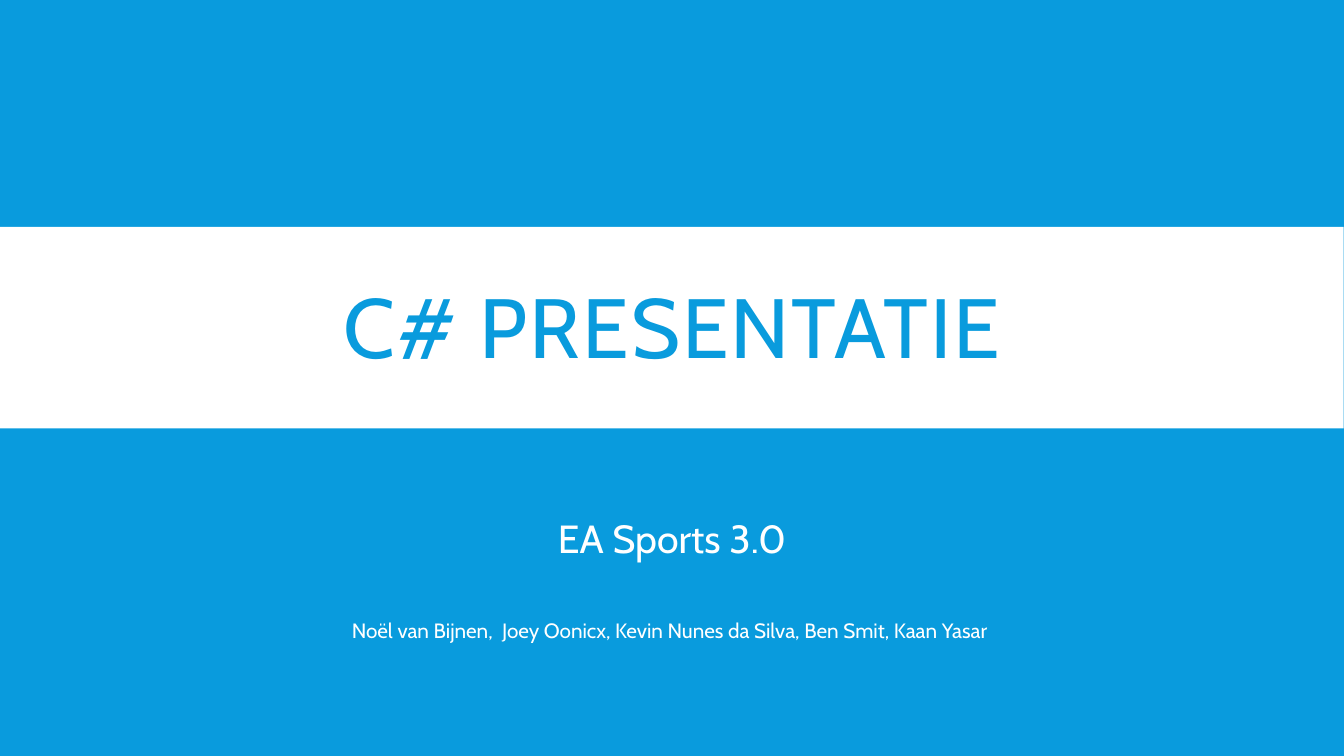
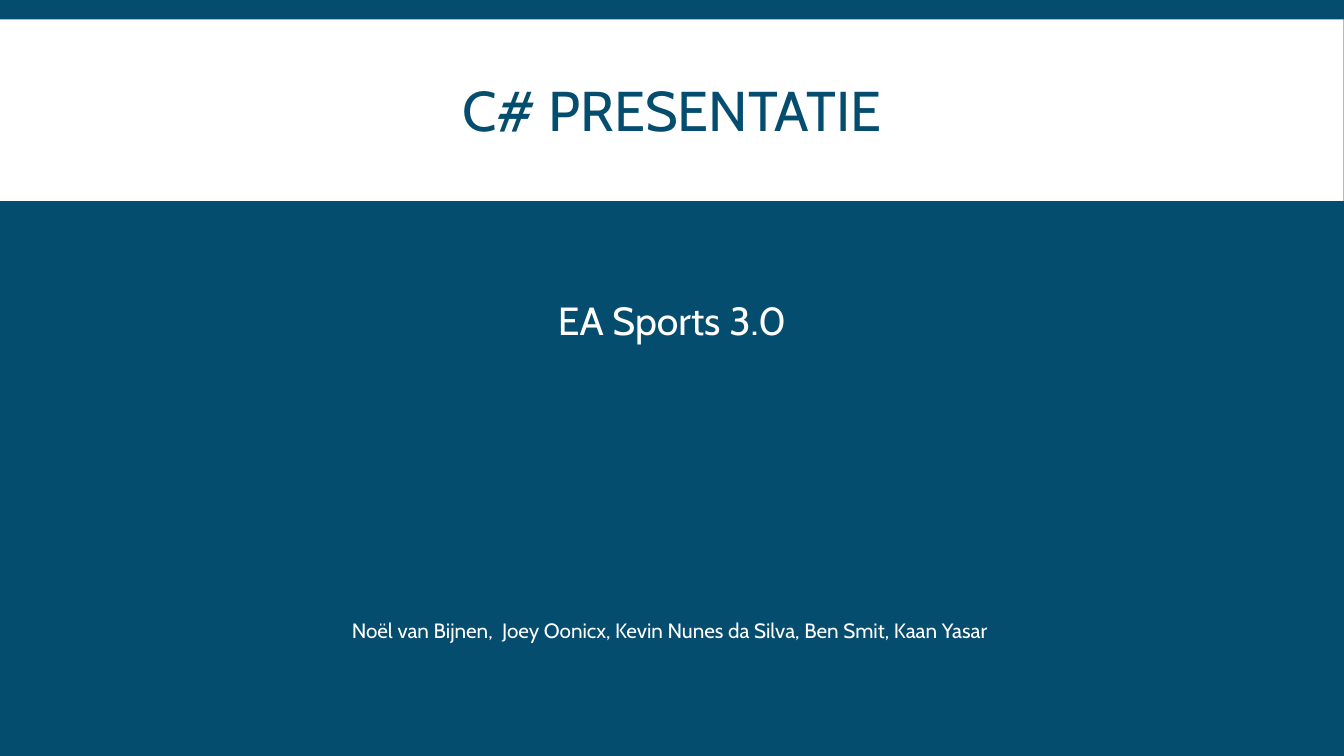
Before and after one commit to EA-Sports-3-0/project_fifa, a slide deck: slide 1 of Documents/presentaties/C#presentatie.pptx. Drawn at 1344x756 pixels with LibreOffice and Linux fonts; fonts in the diff are those of the drawing. Boxes give left, top, right and bottom in pixels: in the first picture for what was removed or moved away, otherwise in the second. Text is boxed around its words. In the diff, an @@ line names an element or a change of style, - is before the commit and + after.

Commit message:
presentatie

```diff
--- a/Documents/presentaties/C#presentatie.pptx
+++ b/Documents/presentaties/C#presentatie.pptx
@@ background #099BDD to #044D6E @@
@@ rectangle: place and size @@
-rectangle at box(0, 227, 1344, 429)
+rectangle at box(0, 19, 1344, 201)
@@ title "C# PRESENTATIE": place and size @@
-title "C# PRESENTATIE" at box(344, 298, 1001, 359)
+title "C# PRESENTATIE" at box(462, 91, 881, 132)
@@ title "C# PRESENTATIE" at box(462, 91, 881, 132): size 60 to 40 pt, text colour #099BDD to #044D6E, letter spacing 1.5 to 0 pt; line spacing 0.8 to 0.85 @@
@@ subtitle "EA Sports 3.0": place and size @@
-subtitle "EA Sports 3.0" at box(558, 525, 786, 563)
+subtitle "EA Sports 3.0" at box(558, 307, 786, 345)
```
Also in this commit, not shown: 4 other slides changed, 2 slides added, 1 slide removed.
